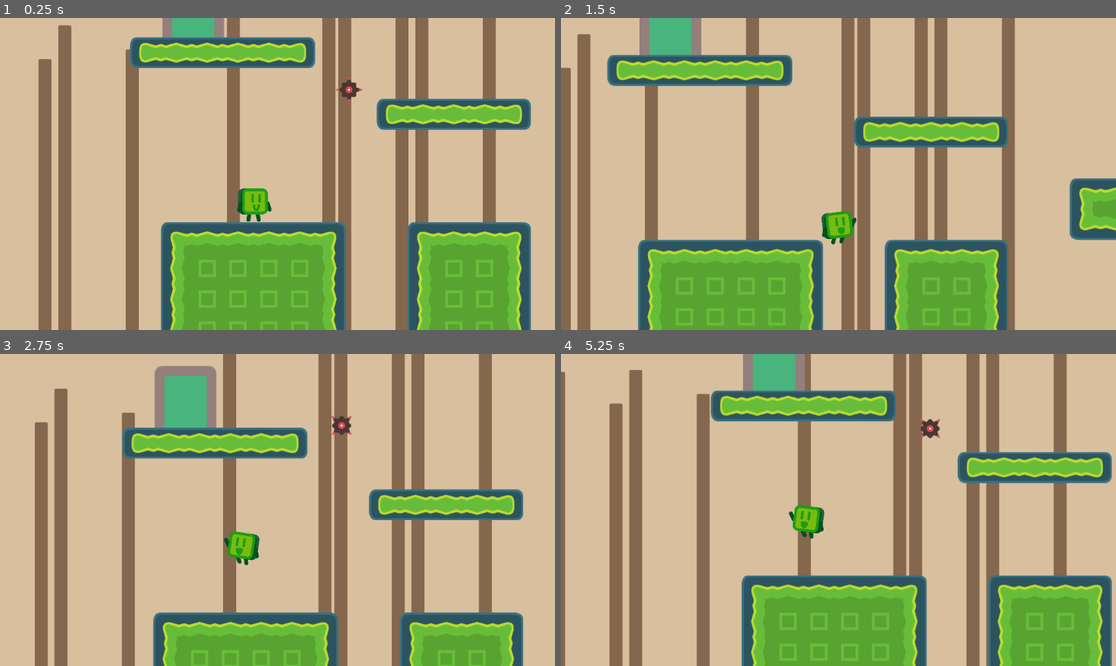
Above: before the commit, frames 1-4 (two rows, left to right).
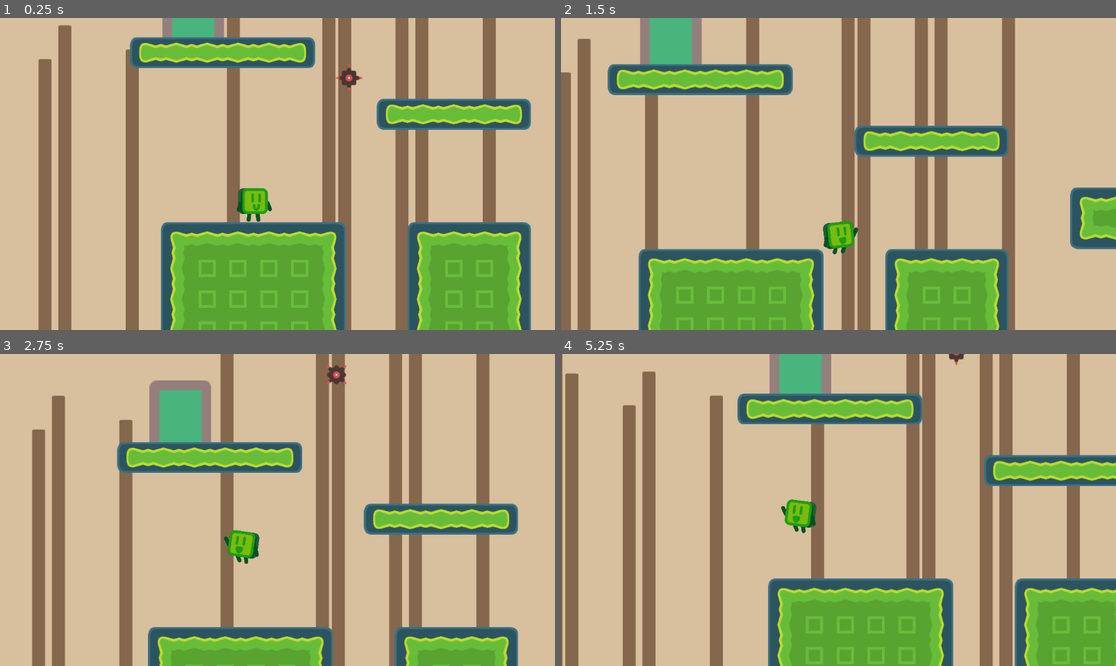
Above: after the commit, the same moments.

Repository: billystein25/ACM-Godot-SIG
Game: Godot game, scene res://scenes/levels/level_2/level_2.tscn
Two runs of this game, one before a commit and one after it. Both use one fixed random seed, a clock stepped at 60 frames per second and the inputs below. This scene is started directly instead of the project's main scene.
Inputs (mouse positions are in pixels of both pictures, inside the frame that each line leads up to):
- Up to frame 1 (0.25 s): no input
- Up to frame 2 (1.5 s): move the mouse to (960, 158) at 0.52 s; hold W (EnterDoor) 0.53-1.28 s; hold D (PlayerMoveRight) from 0.53 s (still down); move the mouse to (727, 189) at 1.27 s; tap W (EnterDoor) at 1.35 s
- Up to frame 3 (2.75 s): move the mouse to (333, 441) at 2.02 s; release D (PlayerMoveRight) at 2.03 s; hold A (PlayerMoveLeft) from 2.03 s (still down); hold W (EnterDoor) from 2.03 s (still down)
- Up to frame 4 (5.25 s): move the mouse to (810, 572) at 2.77 s; release A (PlayerMoveLeft) at 2.78 s; release W (EnterDoor) at 2.78 s; hold D (PlayerMoveRight) 2.78-4.28 s; tap W (EnterDoor) at 2.85, 4.35 s; move the mouse to (1005, 556) at 3.52 s; hold W (EnterDoor) 3.53-4.28 s; move the mouse to (672, 463) at 4.27 s; hold A (PlayerMoveLeft) 4.28-5.03 s; move the mouse to (866, 510) at 5.02 s; hold D (PlayerMoveRight) from 5.03 s (still down); hold W (EnterDoor) from 5.03 s (still down)

The runs differ from the first frame. In frame 1, 0.3% of the frame differs, in the area x 42-66%, y 14-66%; in frame 2, 16%; in frame 3, 25%; in frame 4, 45%, in the area x 0-100%, y 0-100%.

Commit message:
SceneTransitioner use ExportFile and add MovingBodyComponent Warning for parent

Diff:
--- a/project.godot
+++ b/project.godot
@@ -64,6 +64,7 @@
 
 [physics]
 
+common/physics_ticks_per_second=120
 common/physics_interpolation=true
 
 [rendering]
--- a/scenes/entities/player/player.tscn
+++ b/scenes/entities/player/player.tscn
@@ -90,10 +90,10 @@
 animation_player = NodePath("AnimationPlayer")
 coyote_timer = NodePath("CoyoteTimer")
 max_speed = 300.0
-jump_power = 500.0
+jump_power = 600.0
 acceleration = 750.0
 deceleration = 600.0
-active_upward_gravity = 950.0
+active_upward_gravity = 1100.0
 neutral_upward_gravity = 2500.0
 downward_gravity = 3500.0
 
--- a/scenes/levels/level_2/level_2.tscn
+++ b/scenes/levels/level_2/level_2.tscn
@@ -37,10 +37,11 @@
 [node name="EnemyFloatingSpike" parent="." index="5" instance=ExtResource("4_hopjm")]
 position = Vector2(199, -267)
 
-[node name="MovingBodyComponent" type="Node" parent="EnemyFloatingSpike" index="2" node_paths=PackedStringArray("parent")]
+[node name="MovingBodyComponent" type="Node" parent="EnemyFloatingSpike" index="2"]
 script = ExtResource("5_68es0")
-parent = NodePath("..")
-wait_time_between_movement = 2.0
+bounce_mode = 1
+time_to_reach_point = 1.0
+wait_time_between_movement = 0.5
 metadata/_custom_type_script = "uid://brjrchx1yxd8r"
 
 [node name="Marker2D" type="Marker2D" parent="EnemyFloatingSpike/MovingBodyComponent" index="0"]
@@ -48,3 +49,9 @@
 
 [node name="Marker2D2" type="Marker2D" parent="EnemyFloatingSpike/MovingBodyComponent" index="1"]
 position = Vector2(199, -524)
+
+[node name="Marker2D3" type="Marker2D" parent="EnemyFloatingSpike/MovingBodyComponent" index="2"]
+position = Vector2(625, -524)
+
+[node name="Marker2D4" type="Marker2D" parent="EnemyFloatingSpike/MovingBodyComponent" index="3"]
+position = Vector2(625, 66)
--- a/scenes/levels/level_3/level_3.tscn
+++ b/scenes/levels/level_3/level_3.tscn
@@ -17,33 +17,33 @@
 scroll_scale = Vector2(0.5, 0.5)
 
 [node name="Sprite2D" type="Sprite2D" parent="Parallax2D" index="0"]
-position = Vector2(-191, 503)
+position = Vector2(-191, 685.5)
 texture = ExtResource("3_n35tx")
 region_enabled = true
 region_rect = Rect2(0, 0, 640, 1829.7737)
 
 [node name="Sprite2D2" type="Sprite2D" parent="Parallax2D" index="1"]
-position = Vector2(484, 356)
+position = Vector2(484, 538.5)
 texture = ExtResource("3_n35tx")
 flip_h = true
 region_enabled = true
 region_rect = Rect2(0, 0, 640, 1829.7737)
 
 [node name="Sprite2D3" type="Sprite2D" parent="Parallax2D" index="2"]
-position = Vector2(1123, 494)
+position = Vector2(1123, 676.5)
 texture = ExtResource("3_n35tx")
 flip_h = true
 region_enabled = true
 region_rect = Rect2(0, 0, 640, 1829.7737)
 
 [node name="Sprite2D4" type="Sprite2D" parent="Parallax2D" index="3"]
-position = Vector2(1766, 338)
+position = Vector2(1766, 638.5)
 texture = ExtResource("3_n35tx")
 region_enabled = true
 region_rect = Rect2(0, 0, 640, 1829.7737)
 
 [node name="Sprite2D5" type="Sprite2D" parent="Parallax2D" index="4"]
-position = Vector2(2561, 402)
+position = Vector2(2561, 728.5)
 texture = ExtResource("3_n35tx")
 region_enabled = true
 region_rect = Rect2(0, 0, 640, 1829.7737)
@@ -57,12 +57,11 @@
 [node name="DeathPlane" parent="." index="4"]
 position = Vector2(0, 295)
 
-[node name="SimpleGreenPlatform" parent="." index="6" instance=ExtResource("2_bfr33")]
+[node name="SimpleGreenPlatform" parent="." index="5" instance=ExtResource("2_bfr33")]
 position = Vector2(1024, 0)
 
-[node name="MovingBodyComponent" type="Node" parent="SimpleGreenPlatform" index="0" node_paths=PackedStringArray("parent")]
+[node name="MovingBodyComponent" type="Node" parent="SimpleGreenPlatform" index="0"]
 script = ExtResource("3_kvnv3")
-parent = NodePath("..")
 time_to_reach_point = 1.5
 wait_time_between_movement = 1.5
 metadata/_custom_type_script = "uid://brjrchx1yxd8r"
--- a/scenes/scene_transitioner/scene_transitioner.gd
+++ b/scenes/scene_transitioner/scene_transitioner.gd
@@ -1,6 +1,7 @@
 extends Area2D
 
-@export var scene_to_transition : String
+@export_file("*.tscn") var scene_to_transition : String
+
 var is_player_in_range := false
 
 func _input(event: InputEvent) -> void:
--- a/scripts/components/moving_body_component/moving_body_component.gd
+++ b/scripts/components/moving_body_component/moving_body_component.gd
@@ -8,16 +8,18 @@
 
 ## The kinds of movement that the [member parent] can perform.[br]
 enum BOUNCE_MODES {
-	## Cycles through the points. Once it reaches the final point
-	## it goes back to the first.
+	## Cycles through the points in [member list_of_marker_nodes]. Once it reaches
+	## the final point it goes back to the first.
 	CYCLE,
-	## Ping-pongs through the points. Once it reaches the final point
-	## it traces the same points backwards until it reaches the first one again.
+	## Ping-pongs through the points in [member list_of_marker_nodes]. Once it reaches
+	## the final point it traces the same points backwards until it reaches the first
+	## one again.
 	PING_PONG
 	}
-## The node to which the transform will be applied. By default it is the direct
-## [member Node.owner] of this node.
-@export var parent : Node2D
+
+## The node to which the transform will be applied. If this variable isn't set then on
+## ready it is set to [method Node.get_parent].
+var parent : Node2D
 ## The type of movement selected. See [enum BOUNCE_MODES].
 @export var bounce_mode : BOUNCE_MODES
 ## The time in seconds the tween takes to reach the next point.
@@ -30,9 +32,11 @@
 	set(value):
 		list_of_marker_nodes = value
 		_get_configuration_warnings()
+
 ## The pointer to show the point the [member parent] is moving to. Refers to an id
 ## in [member list_of_marker_nodes]
 var curr_position_in_array : int = 0
+
 ## Shows whether the node is moving forward or backward in the list of positions.
 ## Is only used when [member bounce_mode] is set to [constant PING_PONG].
 var moving_forward := true
@@ -46,8 +50,15 @@
 # Depends on your workflow.
 func _get_configuration_warnings() -> PackedStringArray:
 	var warnings : PackedStringArray
+
+	# We check if the parent is of type Node2D. If not, push the proper error.
+	if not parent is Node2D:
+		warnings.append("The parent of this node needs to be of type Node2D.")
+
+	# We check if there are enough child nodes. If not, push the proper error.
 	if list_of_marker_nodes.size() < 2:
 		warnings.append("This node needs at least 2 Marker2D nodes to function properly.")
+
 	return warnings
 
 # Called when the node enters the scene tree for the first time.
@@ -55,15 +66,16 @@
 
 	child_entered_tree.connect(_on_child_entered_tree)
 
+
+	if not parent:
+		parent = get_parent()
 	# Engine.is_editor_hint() returns true only if this script is currently running
 	# in the editor. This way we can run different code depending on if we are in
 	# the editor or if we are in the game. In our case if we are in the editor then
 	# we set the parent node if it hasn't been set yet. Otherwise we advance to the
 	# next point to start the movement.
 	if Engine.is_editor_hint():
-		if not parent:
-			parent = get_parent()
-		_make_positions_list()
+		_get_configuration_warnings()
 	else:
 		_make_positions_list()
 		if list_of_marker_nodes.size() >= 2 and parent:
@@ -130,11 +142,11 @@
 					moving_forward = true
 	_move_to_point(list_of_marker_nodes[curr_position_in_array].position)
 
-## Moves to the [member parent] by changing its local [param position] to [param next]
-## using a [Tween]. It takes [member time_to_reach_point] to get from it's current
-## position to [param next]. After the tween is finished if
-## [member wait_time_between_movement] is greater than 0.0 it creates a [SceneTreeTimer]
-## and waits for that long.
+## Moves to the [member parent] by changing its local [member Node2D.position] to
+## [param next] using a [Tween]. It takes [member time_to_reach_point] to get from
+## it's original position to [param next]. After the tween is finished if
+## [member wait_time_between_movement] is greater than [code]0.0[/code] it creates
+## a [SceneTreeTimer] and waits for that long.
 func _move_to_point(next: Vector2) -> void:
 
 	# A Tween is a special class that can only be instanciated with code, meaning it does
@@ -174,8 +186,8 @@
 # to update the list of marker nodes so that the warning is updated. Like I said this
 # is a more advanced topic and doesn't impact the game itself, only the editor behavior.
 
-## Listens to the [signal Node.child_entered_tree] signal. When a child is added to the
-## tree its [signal Node.tree_exited] is connected to [method _on_child_exited_tree]
+## Listens to the [signal Node.child_entered_tree] signal. When a child is added to this
+## node its [signal Node.tree_exited] is connected to [method _on_child_exited_tree]
 ## and the positions list is updated by calling [method _make_positions_list].
 func _on_child_entered_tree(node: Node) -> void:
 	if not node.tree_exited.is_connected(_on_child_exited_tree):
